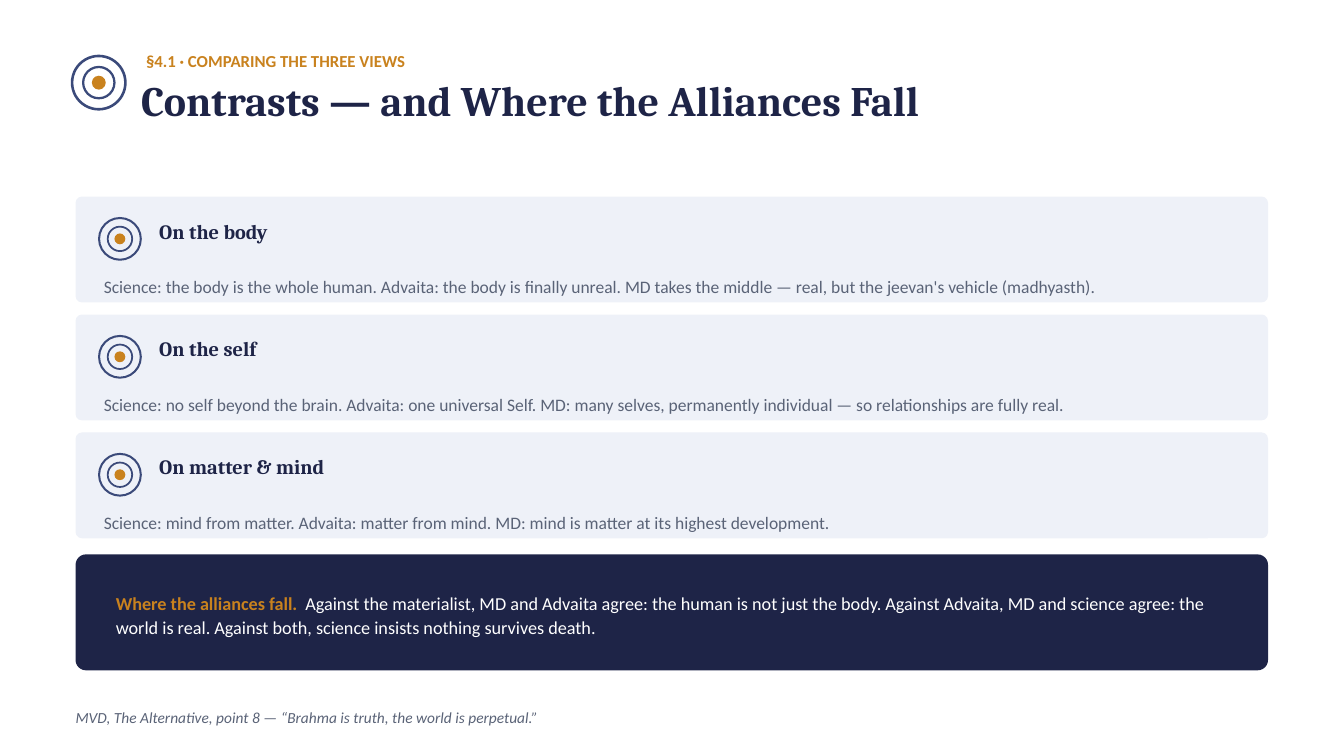
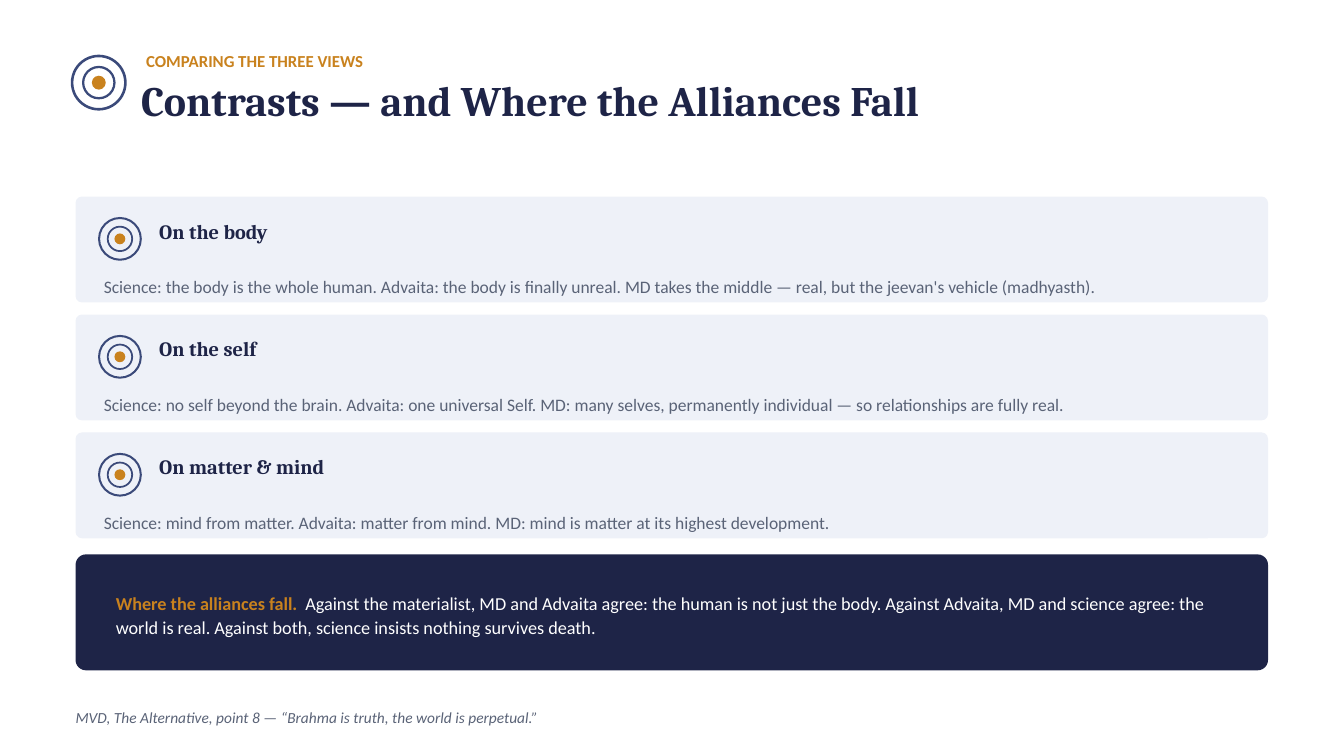
Before and after one commit to raghavamohan/AnalyticMadhyasthDarshan, a slide deck: slide 17 of Studies/Why-Humans-Are-Not-Just-Material/Why-Humans-Are-Not-Just-Material.pptx. Drawn at 1344x756 pixels with LibreOffice and Linux fonts; fonts in the diff are those of the drawing. Boxes give left, top, right and bottom in pixels: in the first picture for what was removed or moved away, otherwise in the second. Text is boxed around its words. In the diff, an @@ line names an element or a change of style, - is before the commit and + after.

```diff
--- a/Studies/Why-Humans-Are-Not-Just-Material/Why-Humans-Are-Not-Just-Material.pptx
+++ b/Studies/Why-Humans-Are-Not-Just-Material/Why-Humans-Are-Not-Just-Material.pptx
@@ text at <box>146,56,364,67</box>: text changed @@
-§4.1 · COMPARING THE THREE VIEWS
+COMPARING THE THREE VIEWS
```
Also in this commit, not shown: 17 other slides changed, 6 other files.
